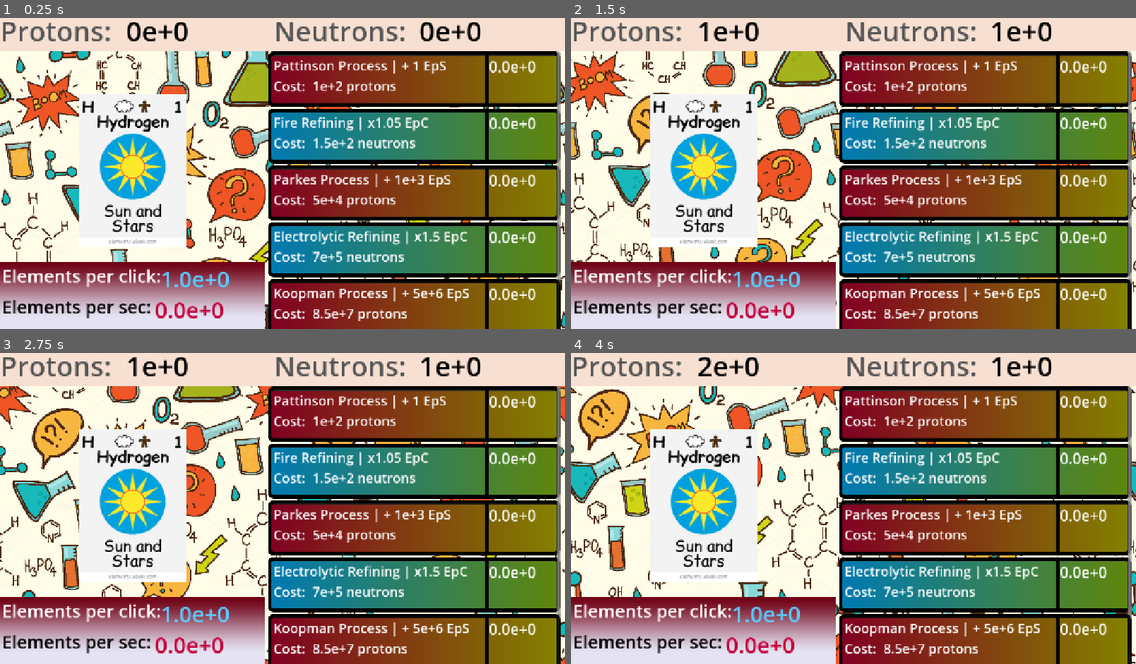
Above: before the commit, frames 1-4 (two rows, left to right).
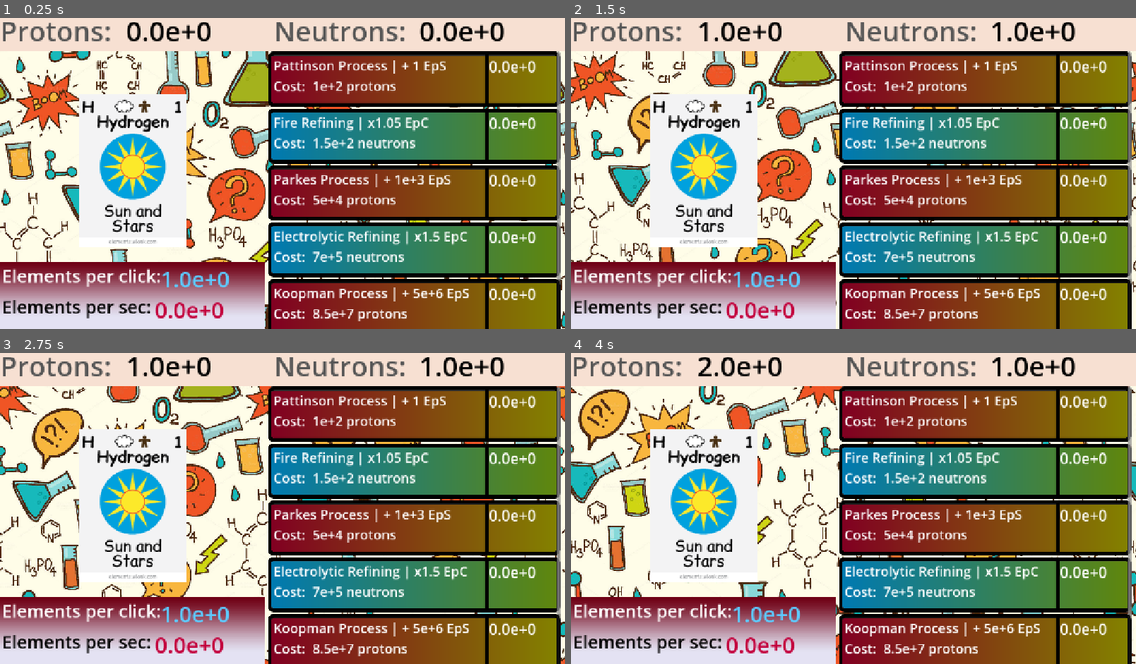
Above: after the commit, the same moments.

Repository: Boarff/ProgrammingGame2025
Game: Godot game, scene res://Scenes/Main.tscn
The game is run twice, just before and just after one commit, with the same random seed, the same clock (stepped at 60 frames per second) and the same inputs.
Inputs (mouse positions are in pixels of both pictures, inside the frame that each line leads up to):
- Up to frame 1 (0.25 s): no input
- Up to frame 2 (1.5 s): click (949, 80) at 0.5 s; click (700, 170) at 1.25 s
- Up to frame 3 (2.75 s): click (378, 415) at 2 s
- Up to frame 4 (4 s): click (700, 505) at 2.75 s; click (949, 415) at 3.5 s

The runs differ from the first frame. In frame 1, 0.9% of the frame differs, in the area x 25-90%, y 1-8%; in frame 2, 0.9%; in frame 3, 0.9%; in frame 4, 0.9%.

Commit message:
fixed number system, still immproving the changing magnitude

Diff:
--- a/chemistry-clicker/Scenes/main.gd
+++ b/chemistry-clicker/Scenes/main.gd
@@ -22,63 +22,81 @@
 var protonMagnitude = 0
 var neutronMagnitude = 0
 
+# function for handling everything to do with the stored proton and neutron amounts
 func _numbers(switch, regularNumber = null, decimal = null, magnitude = null):
 	#_debug()
+	var negativeness = 1
+	# if a normal number is inputted, converts it to scientific notation
 	if regularNumber != null:
+		# the script cant handle zero, so this handles that
 		if regularNumber == 0:
 			magnitude = 0
 			decimal = 0
 		else:
+			# the conversion script can't deal with negative numbers, so this handles that
+			negativeness = regularNumber / abs(regularNumber)
+			regularNumber *= negativeness
+			# log in godot is ln
+			# ln(x) / ln(10) = log10(x)
+			# finds magnitude of number
 			magnitude = int( floor( log(regularNumber) / log(10) ) )
+			# turns number into decimal
 			decimal = regularNumber/pow(10,magnitude)
-		print("")
-		print("regularNumber conversion")
-		print(regularNumber)
-		print(magnitude)
-		print(decimal)
+			# if number was negative, makes this happen
+			decimal *= negativeness
 
+		# debugging to make sure the script works
+		#print("")
+		#print("regularNumber conversion")
+		#print(regularNumber)
+		#print(magnitude)
+		#print(decimal)
+
+	# handles the different uses of the function
 	match switch:
+		# sets the number to the input number
 		"set_proton":
 			protonDecimal = decimal
 			protonMagnitude = magnitude
 		"set_neutron":
 			neutronDecimal = decimal
 			neutronMagnitude = magnitude
+		# returns the numbers in string form for display
 		"get_proton_text":
-			var roundedDec = (int(round(protonDecimal*1000)))/1000
+			# x100, then round, then /100 for 2 decimal places (1.23)
+			var roundedDec = float(round(protonDecimal*100))/100
 			return str(roundedDec) + "e+" + str(protonMagnitude)
 		"get_neutron_text":
-			var roundedDec = (int(round(neutronDecimal*1000)))/1000
+			var roundedDec = float(round(neutronDecimal*100))/100
 			return str(roundedDec) + "e+" + str(neutronMagnitude)
+		# adds the inputed number to the stored number
 		"add_to_proton":
+			# if magnitude of added number >= magnitude of stored number
 			if magnitude >= protonMagnitude:
+				# stored decimal set to added decimal + stored decimal adjusted to magnitude diff
 				protonDecimal = decimal + (protonDecimal / pow(10,magnitude - protonMagnitude))
-				print("")
-				print("protonDecMagBigger")
-				print(magnitude)
-				print(decimal)
-				print(protonMagnitude)
-				print(protonDecimal)
 			else:
-				protonDecimal += decimal * pow(10,protonMagnitude - magnitude)
-				print("")
-				print("protonDecMagSmaller")
-				print(magnitude)
-				print(decimal)
-				print(protonMagnitude)
-				print(protonDecimal)
+				# adds added dec, but adjusted to diff in magnitude
+				protonDecimal += decimal / pow(10,protonMagnitude - magnitude)
 
-			if protonDecimal < 1 && protonDecimal != 0:
-				protonMagnitude -= 1
-				protonDecimal *= 10
-			elif protonDecimal >= 10:
-				protonMagnitude += 1
-				protonDecimal *= 0.1
+			if !(1<=protonDecimal || protonDecimal<10):
+				var changedMag = floor(log(protonDecimal)/log(10))
+				if changedMag <=0:
+					changedMag -= 1
+				protonMagnitude += changedMag
+				protonDecimal /= pow(10,changedMag)
+
+			#if protonDecimal < 1 && protonDecimal != 0:
+			#	protonMagnitude -= 1
+			#	protonDecimal *= 10
+			#elif protonDecimal >= 10:
+			#	protonMagnitude += 1
+			#	protonDecimal *= 0.1
 		"add_to_neutron":
 			if magnitude >= neutronMagnitude:
 				neutronDecimal = decimal + (neutronDecimal / pow(10,magnitude - neutronMagnitude))
 			else:
-				neutronDecimal += decimal * pow(10,neutronMagnitude - magnitude)
+				neutronDecimal += decimal / pow(10,neutronMagnitude - magnitude)
 
 			if neutronDecimal < 1 && neutronDecimal != 0:
 				neutronMagnitude -= 1
--- a/chemistry-clicker/Scenes/shops.gd
+++ b/chemistry-clicker/Scenes/shops.gd
@@ -82,20 +82,22 @@
 @onready var clicker = $"../Clicker"
 
 
-func _process(_delta):
-	#protDisplay.text = _as_scientific_string(Main.protonTotal)
-	#neutDisplay.text = _as_scientific_string(Main.neutronTotal)
+func _physics_process(delta: float) -> void:
+
 	protDisplay.text = Main._numbers("get_proton_text")
 	neutDisplay.text = Main._numbers("get_neutron_text")
 	EpClick.text = _as_scientific_string(Main.elemPerClick)
 	EpSecond.text = _as_scientific_string(Main.elemPerSec)
 
 func _on_clicker_click():
-	#Main.protonTotal += Main.elementProgress * Main.elemPerClick
-	#Main.neutronTotal += nuclidesDict[int(Main.elementProgress)].pick_random() * Main.elemPerClick
-	Main._numbers("add_to_proton", Main.elementProgress * Main.elemPerClick)
-	Main._numbers("add_to_neutron", nuclidesDict[int(Main.elementProgress)].pick_random() * Main.elemPerClick )
+	#setting a variable to the amount ot add, so debugging is easy if needed
+	var addtoproton = Main.elementProgress * Main.elemPerClick
+	var addtoneutron = nuclidesDict[int(Main.elementProgress)].pick_random() * Main.elemPerClick
+	# calling the function from the main script to change the numbers
+	Main._numbers("add_to_proton", addtoproton )
+	Main._numbers("add_to_neutron", addtoneutron )
 
+# function for converting regular numbers to strings in scientific form
 func _as_scientific_string(number):
 	if number == 0:
 		return "0.0e+0"
@@ -112,9 +114,9 @@
 
 
 func _on_per_second_timeout() -> void:
-	#Main.protonTotal += Main.elementProgress * Main.elemPerSec
-	#Main.neutronTotal += nuclidesDict[int(Main.elementProgress)].pick_random() * Main.elemPerSec
+	#setting a variable to the amount ot add, so debugging is easy if needed
 	var addtoproton = Main.elementProgress * Main.elemPerSec
 	var addtoneutron = nuclidesDict[int(Main.elementProgress)].pick_random() * Main.elemPerSec
+	# calling the function from the main script to change the numbers
 	Main._numbers("add_to_proton", addtoproton )
 	Main._numbers("add_to_neutron", addtoneutron )
